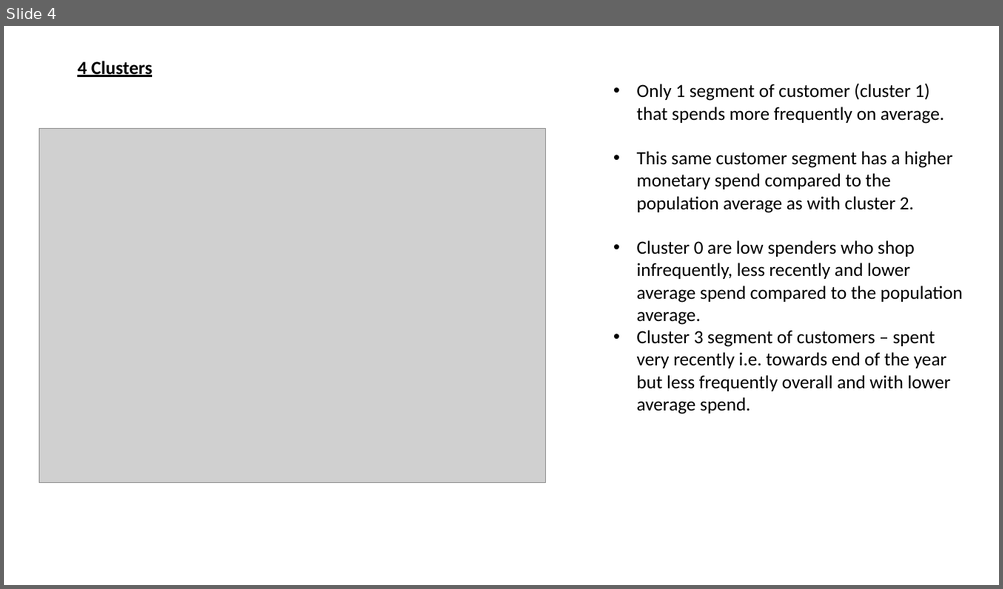
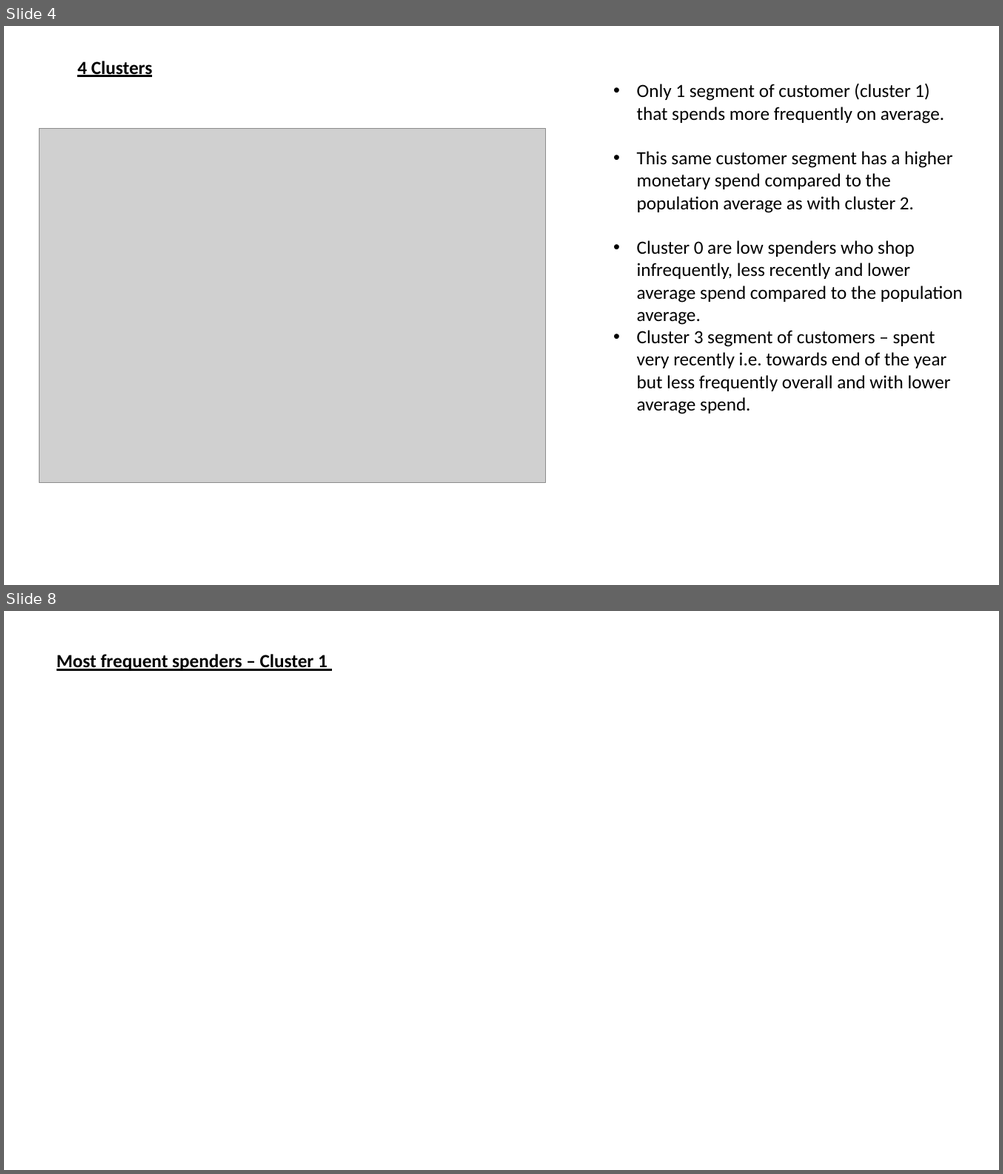
Before and after one commit to UoB-DSMP-2023-24/dsmp-2024-group-38, a slide deck: RFM Analysis of Results.pptx. Shown one above the other, each under a label of ours: slide 4 before the commit, slides 4 and 8 after it; the slides between them are not shown. The pictures are 1003x589 and 1003x1174 pixels, drawn with LibreOffice and Linux fonts; fonts in the diff are those of the drawing; grey boxes stand for pictures. Boxes give left, top, right and bottom in pixels: in the first picture for what was removed or moved away, otherwise in the second. Text is boxed around its words. In the diff, an @@ line names an element or a change of style, - is before the commit and + after.

Commit message:
Updated RFM analysis - choosing 3 clusters - and analysed spending behaviour within each cluster

```diff
--- a/RFM Analysis of Results.pptx
+++ b/RFM Analysis of Results.pptx
@@ slide 8 added at bbox=[4, 611, 999, 1170], background #FFFFFF @@
@@ text added at bbox=[57, 654, 327, 671], 18 pt, text #000000, bold, underline @@
+Most frequent spenders – Cluster 1
```
Also in this commit, not shown: 4 slides changed, 6 other slides added, 2 slides removed, 4 other files.
